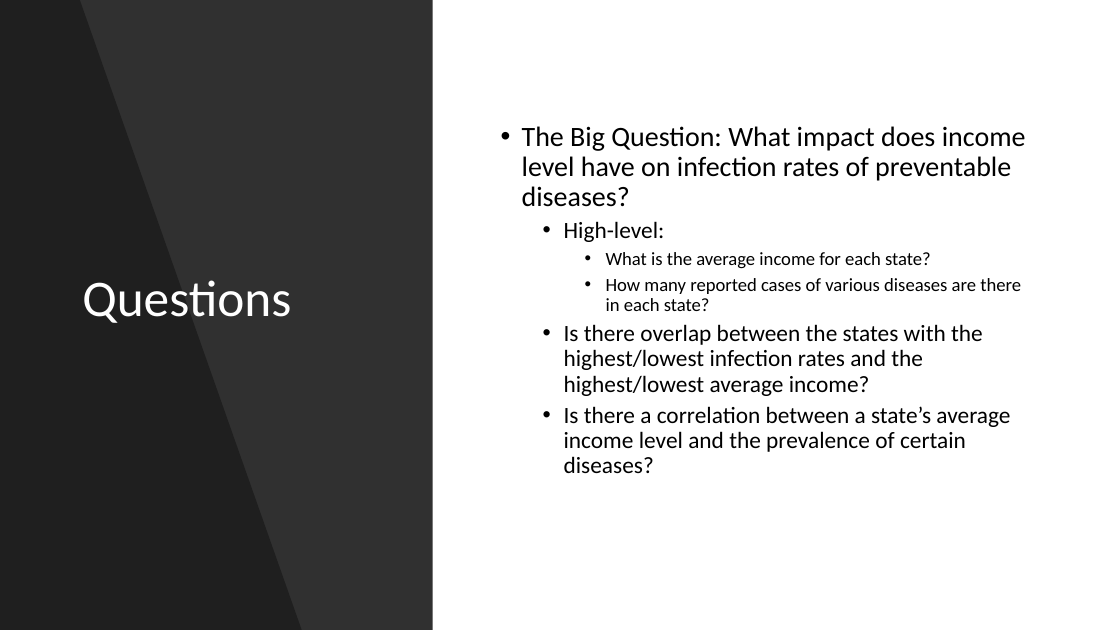
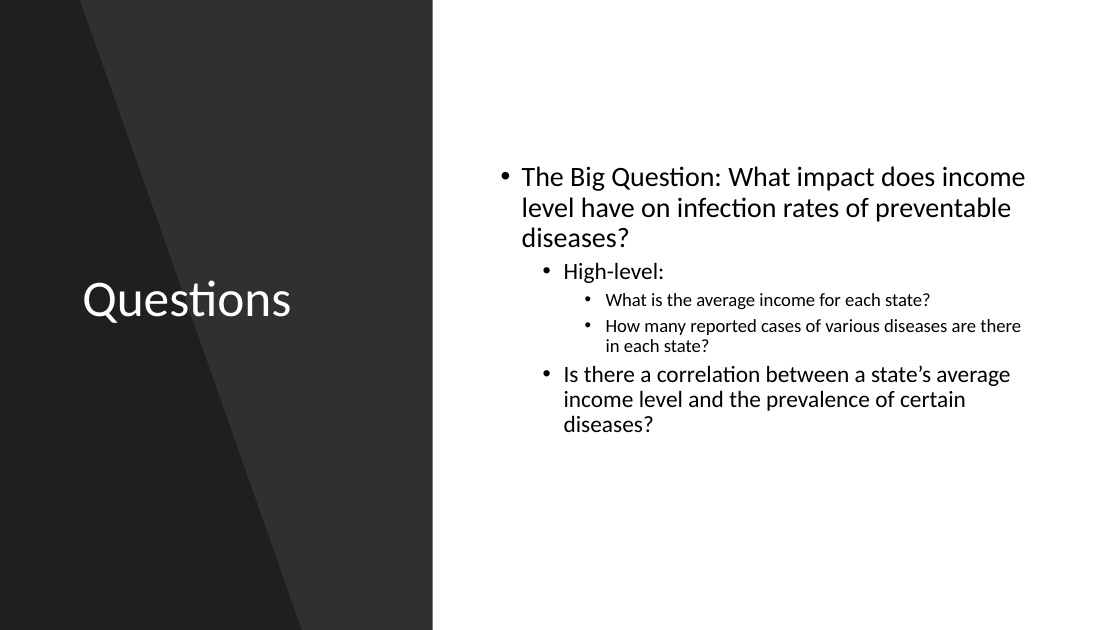
Before and after one commit to SamClements94/Project-1, a slide deck: slide 2 of Effects of Income Level on Disease Rates.pptx. Drawn at 1120x630 pixels with LibreOffice and Linux fonts; fonts in the diff are those of the drawing. Boxes give left, top, right and bottom in pixels: in the first picture for what was removed or moved away, otherwise in the second. Text is boxed around its words. In the diff, an @@ line names an element or a change of style, - is before the commit and + after.

Commit message:
Final final presentation

```diff
--- a/Effects of Income Level on Disease Rates.pptx
+++ b/Effects of Income Level on Disease Rates.pptx
@@ text at [564, 324, 983, 396]: paragraph removed @@
-  • Is there overlap between the states with the highest/lowest infection rates and the highest/lowest average income?
```
Also in this commit, not shown: 4 other slides changed.
